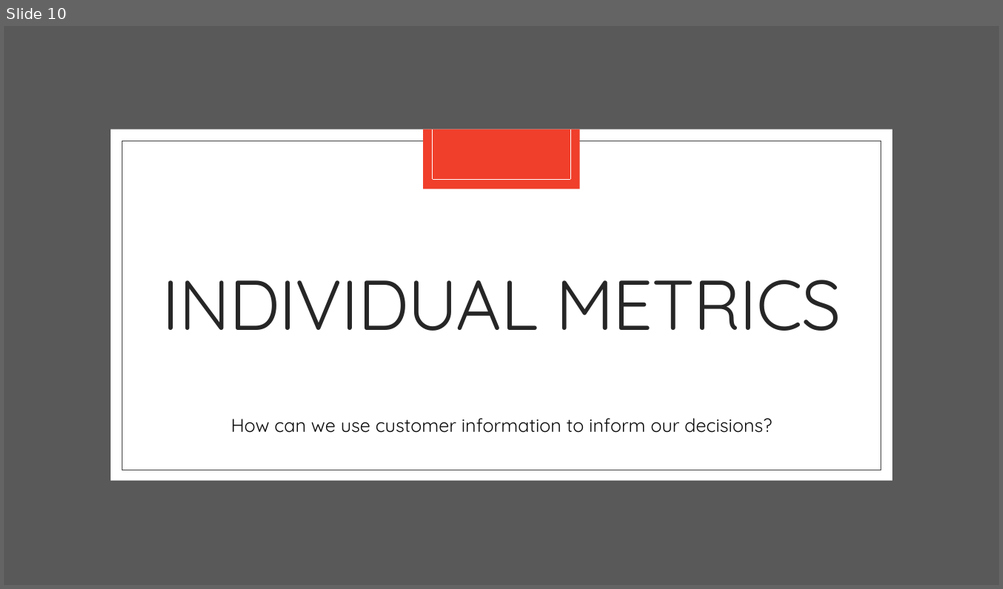
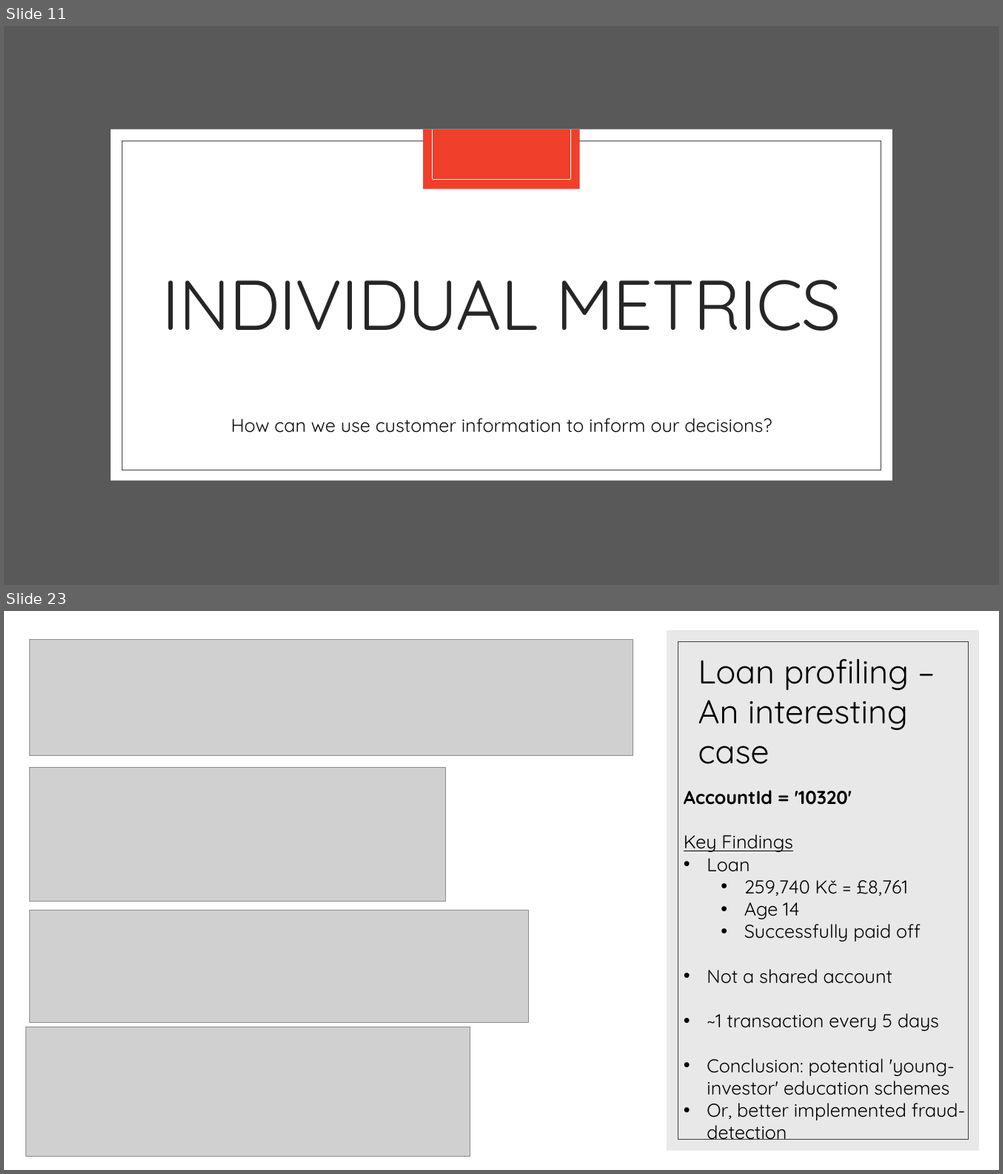
Before and after one commit to SamPurle/Banking_Team_1, a slide deck: SammyPPT.pptx. Shown one above the other, each under a label of ours: slide 10 before the commit, slides 11 and 23 after it; the slides between them are not shown. The pictures are 1003x589 and 1003x1174 pixels, drawn with LibreOffice and Linux fonts; fonts in the diff are those of the drawing; grey boxes stand for pictures. Boxes give left, top, right and bottom in pixels: in the first picture for what was removed or moved away, otherwise in the second. Text is boxed around its words. In the diff, an @@ line names an element or a change of style, - is before the commit and + after.

```diff
--- a/SammyPPT.pptx
+++ b/SammyPPT.pptx
@@ slide 23 added at bbox=[4, 611, 999, 1170], background #FFFFFF @@
@@ rectangle added at bbox=[666, 630, 979, 1151], fill #D9D9D9 at 60% opacity @@
@@ picture added at bbox=[29, 640, 633, 756] @@
@@ rectangle added at bbox=[677, 641, 968, 1140], outline #404040 0.5 pt @@
@@ title added at bbox=[698, 659, 908, 764], 32 pt, text #000000 @@
+Loan profiling – An interesting case
@@ picture added at bbox=[29, 768, 446, 902] @@
@@ text added at bbox=[683, 790, 965, 1140], 18 pt, text #000000 @@
+AccountId = '10320'
+Key Findings
+• Loan
+  • 259,740 Kč = £8,761
+  • Age 14
+  • Successfully paid off
+• Not a shared account
+• ~1 transaction every 5 days
+• Conclusion: potential 'young-investor' education schemes
+• Or, better implemented fraud-detection
@@ picture added at bbox=[29, 911, 529, 1024] @@
@@ picture added at bbox=[25, 1028, 469, 1157] @@
@@ what was slide 10 is now slide 11 @@
```
Also in this commit, not shown: 10 slides changed, 10 other slides added, 3 slides removed, 3 other files.
